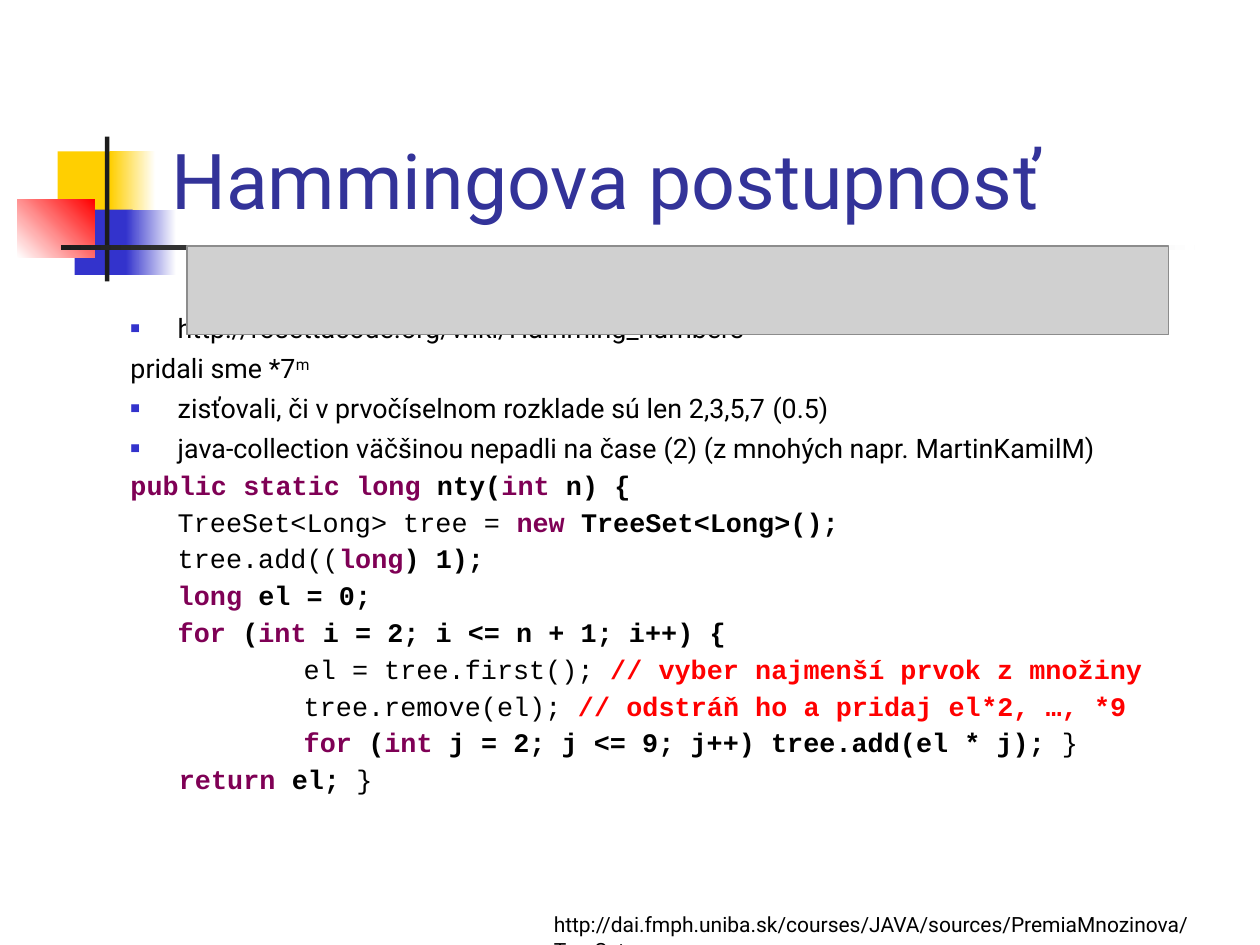
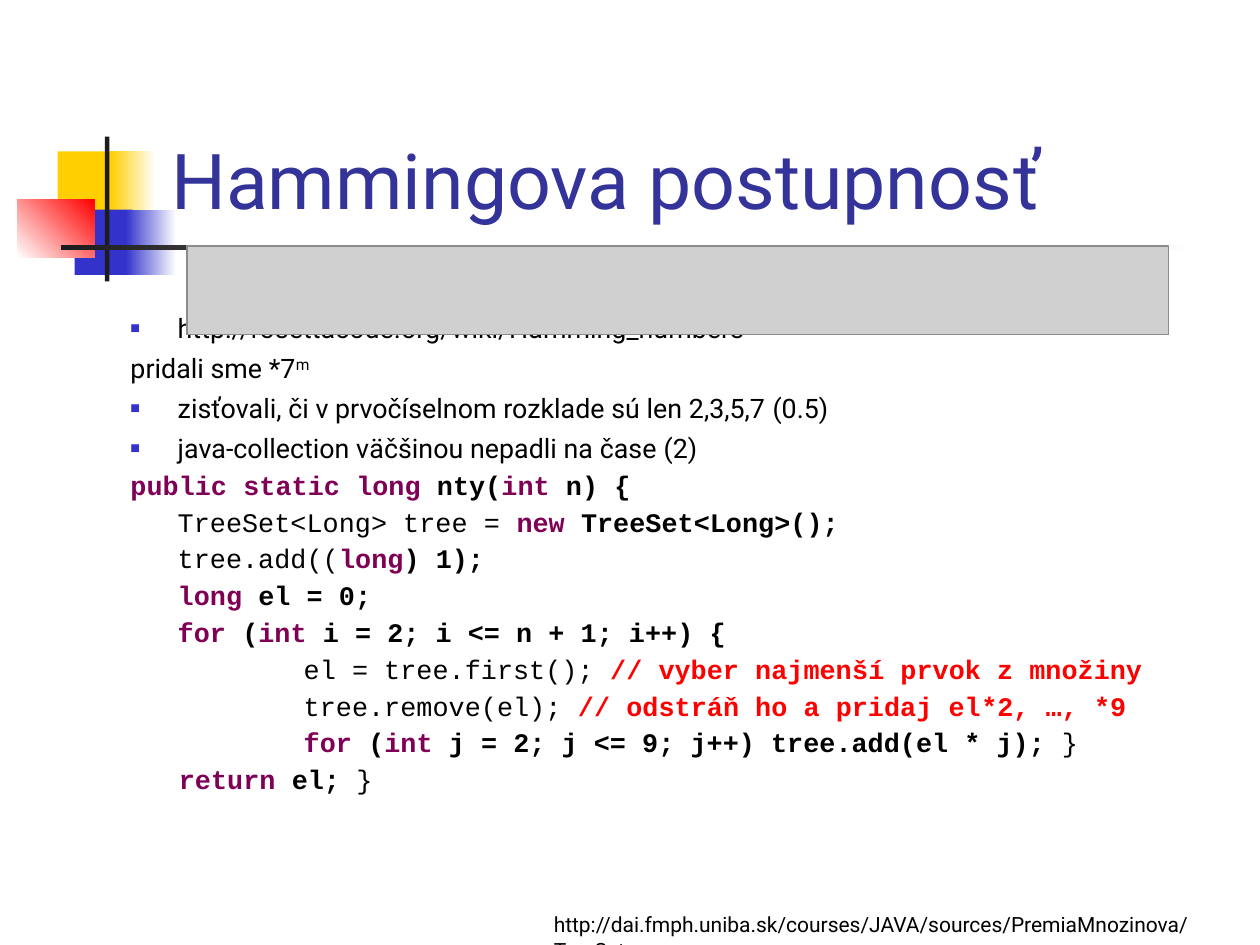
Before and after one commit to Programovanie4/Prednasky, a slide deck: slide 1 of 04/04_java_intro.ppt. Drawn at 1260x945 pixels with LibreOffice and Linux fonts; fonts in the diff are those of the drawing; grey boxes stand for pictures. Boxes give left, top, right and bottom in pixels: in the first picture for what was removed or moved away, otherwise in the second. Text is boxed around its words. In the diff, an @@ line names an element or a change of style, - is before the commit and + after.

```diff
--- a/04/04_java_intro.ppt
+++ b/04/04_java_intro.ppt
@@ text at box(178, 436, 698, 464): text changed @@
-■ java-collection väčšinou nepadli na čase (2) (z mnohých napr. MartinKamilM)
+■ java-collection väčšinou nepadli na čase (2)
```
Also in this commit, not shown: 2 other files.
